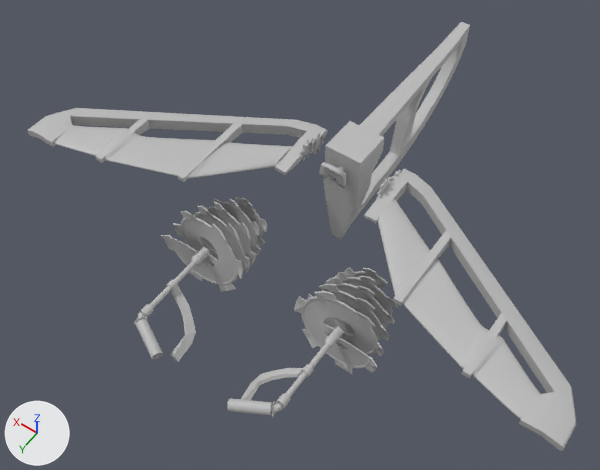
The FBX model Skyrates/Assets/Resources/Meshes/Components/ship_navigation_tier2R.FBX, before and after one commit.
The view is the same before and after, from a camera (50 mm lens) standing at (-1.58, 2.51, 3.33) and looking at (0.09, 0.17, -0.36). Lighting does not change. The marker at lower left points along +X, +Y and +Z. Where no turn or scale is listed for an object, it has been applied to the vertices.

Script lines for the objects in view, before the commit:
```python
ob_ship_artillery_tier2 = bpy.data.objects.new('ship_artillery_tier2', me_mesh_001)
ob_ship_artillery_tier2.location = (0.0, 0.0, 0.02)
ob_ship_figurehead_tier2 = bpy.data.objects.new('ship_figurehead_tier2', me_mesh_002)
ob_ship_figurehead_tier2.location = (0.0, 0.0, 0.0)
ob_ship_navigation_tier2l = bpy.data.objects.new('ship_navigation_tier2L', me_mesh)
ob_ship_navigation_tier2l.location = (0.0, 0.0, 0.0)
ob_ship_navigation_tier2r = bpy.data.objects.new('ship_navigation_tier2R', me_mesh_004)
ob_ship_navigation_tier2r.location = (-0.943, 0.167, -0.024)
ob_ship_propulsion_tier2 = bpy.data.objects.new('ship_propulsion_tier2', me_mesh_003)
ob_ship_propulsion_tier2.location = (-0.003, 1.208, -0.342)
ob_ship_propulsion_tier2.rotation_euler = (-1.571, 0.0, 0.0)  # degrees (-90, 0, 0)
ob_ship_propulsion_tier2.scale = (-0.01, -0.01, -0.01)
```
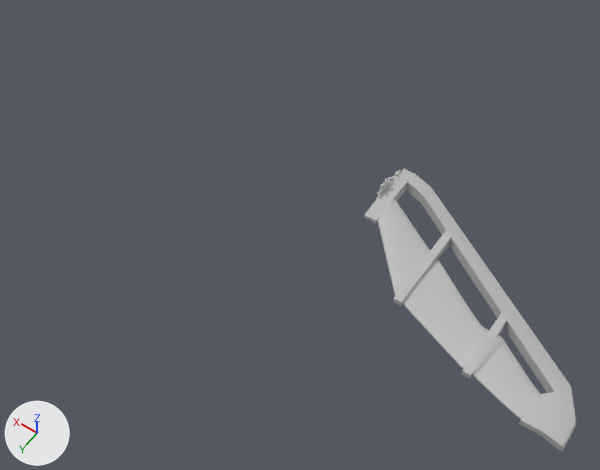
Pixel boxes [x1, y1, x2, y2] of what changed, in the pictures (600 x 470 px):
'ship_propulsion_tier2', deleted
    before: [134, 197, 398, 417]
'ship_navigation_tier2L', deleted
    before: [27, 108, 328, 182]
'ship_figurehead_tier2', deleted
    before: [323, 22, 470, 239]
'ship_artillery_tier2', deleted
    before: [320, 162, 347, 189]

What changed in the scene script:
```text
Remove ob_ship_artillery_tier2:
    ob_ship_artillery_tier2 = bpy.data.objects.new('ship_artillery_tier2', me_mesh_001)
    ob_ship_artillery_tier2.location = (0.0, 0.0, 0.02)
Remove ob_ship_figurehead_tier2:
    ob_ship_figurehead_tier2 = bpy.data.objects.new('ship_figurehead_tier2', me_mesh_002)
    ob_ship_figurehead_tier2.location = (0.0, 0.0, 0.0)
Remove ob_ship_navigation_tier2l:
    ob_ship_navigation_tier2l = bpy.data.objects.new('ship_navigation_tier2L', me_mesh)
    ob_ship_navigation_tier2l.location = (0.0, 0.0, 0.0)
Remove ob_ship_propulsion_tier2:
    ob_ship_propulsion_tier2 = bpy.data.objects.new('ship_propulsion_tier2', me_mesh_003)
    ob_ship_propulsion_tier2.location = (-0.003, 1.208, -0.342)
    ob_ship_propulsion_tier2.rotation_euler = (-1.571, 0.0, 0.0)  # degrees (-90, 0, 0)
    ob_ship_propulsion_tier2.scale = (-0.01, -0.01, -0.01)
```
